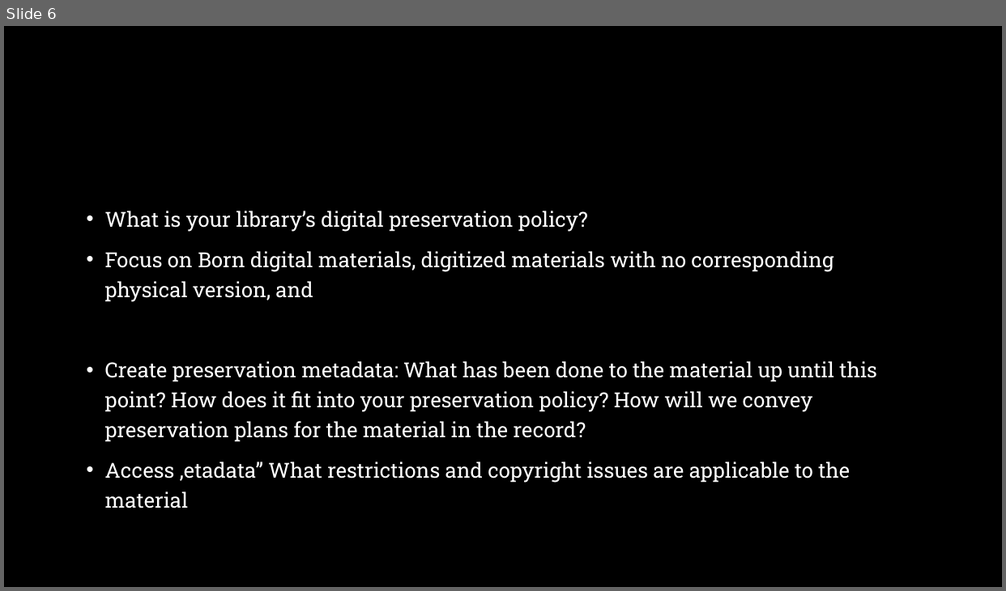
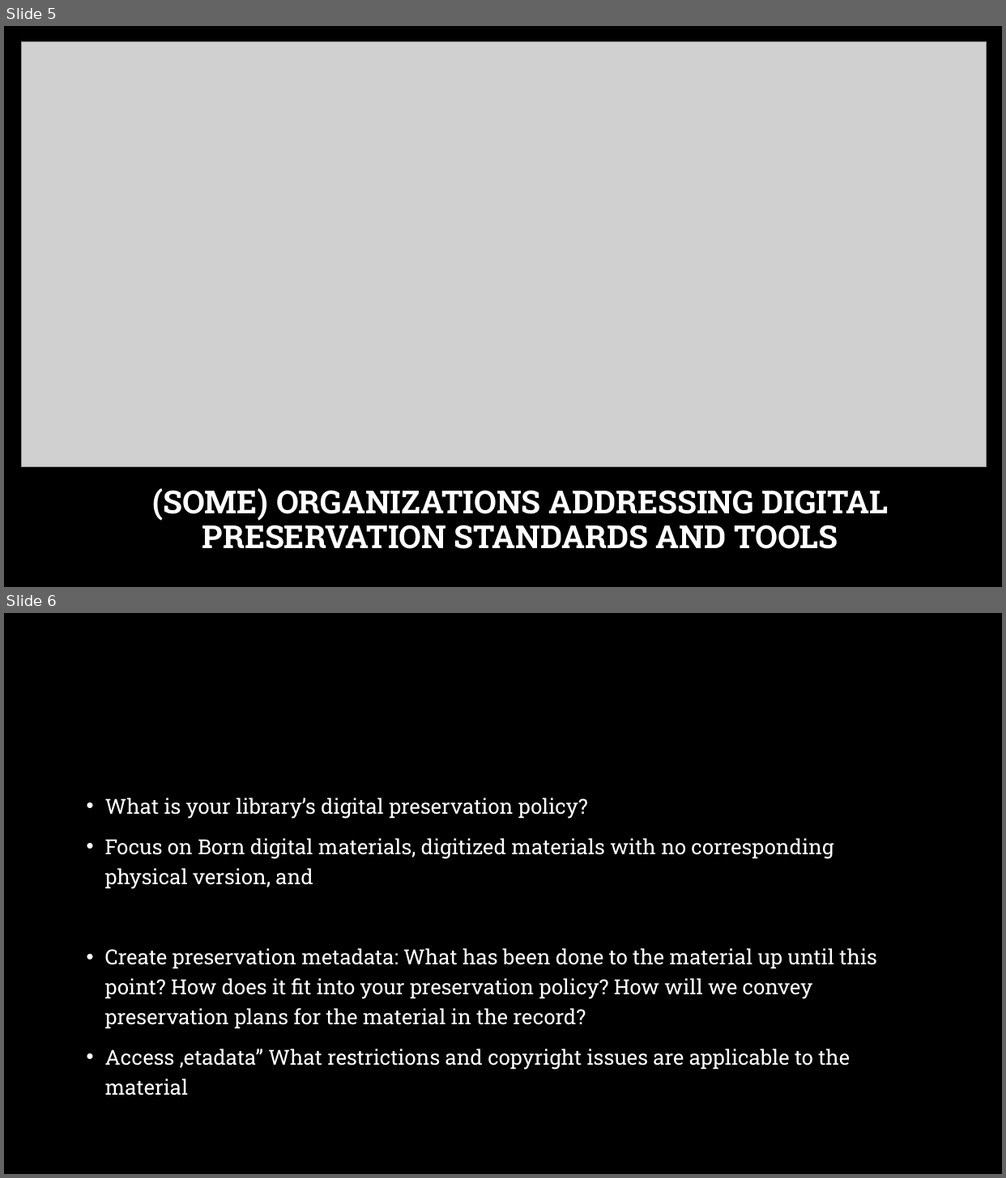
Before and after one commit to geokels/dig-preservation, a slide deck: fig/Cultivating a Culture of Digital Preservation.pptx. Shown one above the other, each under a label of ours: slide 6 before the commit, slides 5 and 6 after it. The pictures are 1006x591 and 1006x1178 pixels, drawn with LibreOffice and Linux fonts; fonts in the diff are those of the drawing; grey boxes stand for pictures; background and template pictures are left out. Boxes give left, top, right and bottom in pixels: in the first picture for what was removed or moved away, otherwise in the second. Text is boxed around its words. In the diff, an @@ line names an element or a change of style, - is before the commit and + after.

```diff
--- a/fig/Cultivating a Culture of Digital Preservation.pptx
+++ b/fig/Cultivating a Culture of Digital Preservation.pptx
@@ slide 5 added at [4,26,1002,587], background picture (left out) @@
@@ picture added at [21,41,987,467] @@
@@ title added at [152,489,889,549], 30.6 pt, text #FFFFFF, bold @@
+(SOME) ORGANIZATIONS ADDRESSING DIGITAL PRESERVATION STANDARDS AND TOOLS
```
Also in this commit, not shown: 2 slides changed, 2 slides removed.
